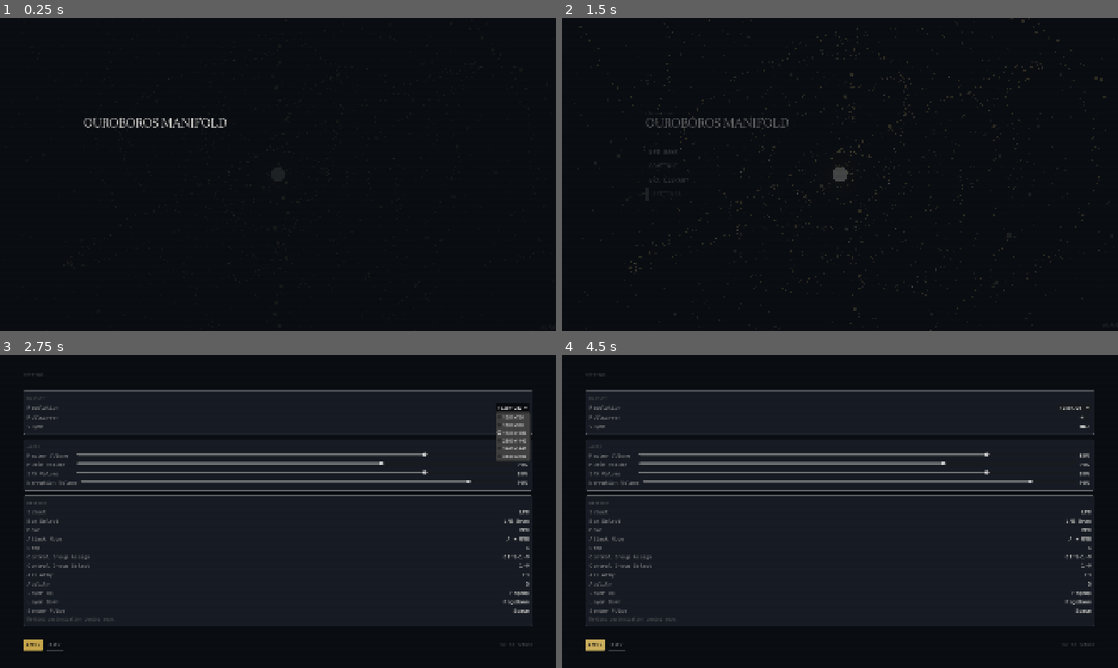
Above: before the commit, frames 1-4 (two rows, left to right).
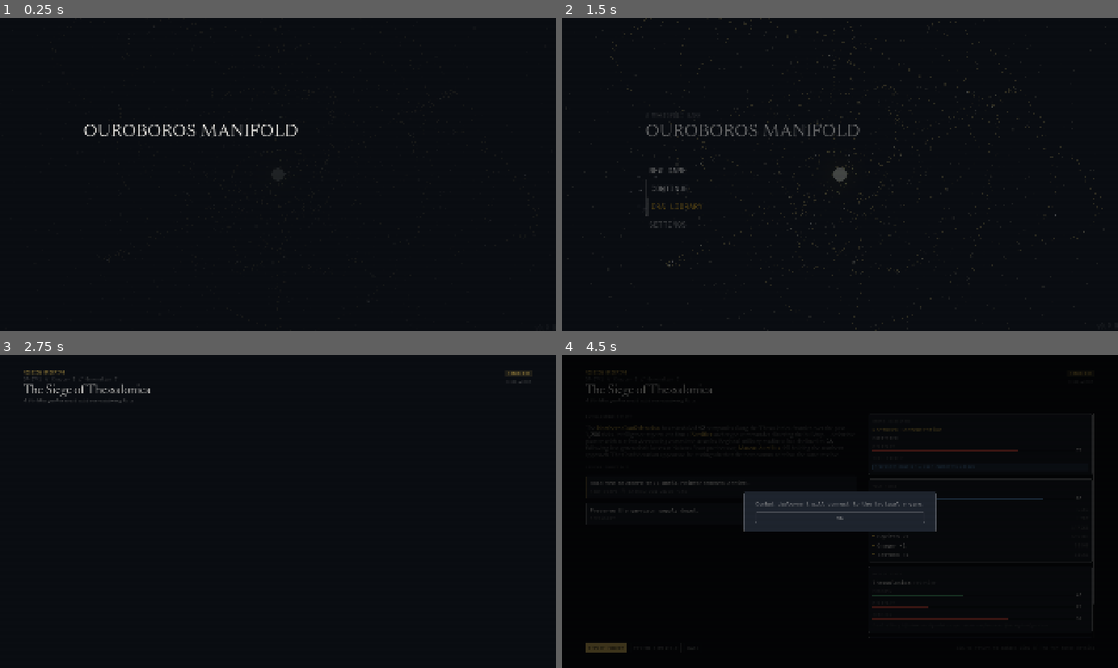
Above: after the commit, the same moments.

Repository: Westopoli/ouroboros-manifold
Game: Godot game, scene res://scenes/main_menu/main_menu.tscn
The game is run twice, just before and just after one commit, with the same random seed, the same clock (stepped at 60 frames per second) and the same inputs.
Inputs (mouse positions are in pixels of both pictures, inside the frame that each line leads up to):
- Up to frame 1 (0.25 s): no input
- Up to frame 2 (1.5 s): move the mouse to (962, 158) at 0.52 s; click (962, 158) at 0.67 s; drag from (728, 190) to (812, 237) at 1.27 s
- Up to frame 3 (2.75 s): click (511, 408) at 2 s, where only the run before the commit has a clickable "1920x1080"
- Up to frame 4 (4.5 s): click (1084, 417) at 2.77 s; click (1073, 408) at 3.5 s, where only the run before the commit has a clickable "1280x720"; click "APPLY" (after the commit: "DEPLOY FORCES") at 4.25 s

The runs differ from the first frame. In frame 1, 0.9% of the frame differs, in the area x 15-54%, y 32-38%; in frame 2, 2.6%; in frame 3, 6.9%; in frame 4, 59%, in the area x 4-96%, y 4-96%.

Commit message:
Almost finished with 5.5 and 6

Diff:
--- a/scenes/main_menu/main_menu.gd
+++ b/scenes/main_menu/main_menu.gd
@@ -5,6 +5,7 @@
 const HOVER_GLYPH_COUNTS := {
 	"NEW GAME": 4, "CONTINUE": 3, "ERA LIBRARY": 3, "SETTINGS": 2, "QUIT": 2,
 }
+const GLYPH_COLOR := Color("#FFFFFF")
 
 var _menu_items: Array[Control] = []
 var _galaxy: Node
@@ -43,22 +44,22 @@
 	classification.text = "A WESTOPOLI GAME"
 	classification.uppercase = true
 	classification.add_theme_font_override("font", ThemeConstants.font_mono_regular)
-	classification.add_theme_font_size_override("font_size", 10)
+	classification.add_theme_font_size_override("font_size", 20)
 	classification.add_theme_color_override("font_color", ThemeConstants.TERTIARY)
-	classification.add_theme_constant_override("letter_spacing", 5)
+	classification.add_theme_constant_override("letter_spacing", 7)
 	content.add_child(classification)
 
 	var spacer1 := Control.new()
-	spacer1.custom_minimum_size.y = 8
+	spacer1.custom_minimum_size.y = 10
 	content.add_child(spacer1)
 
 	var title_placeholder := Control.new()
-	title_placeholder.custom_minimum_size.y = ThemeConstants.TITLE_SIZE + 12
+	title_placeholder.custom_minimum_size.y = int(ThemeConstants.TITLE_SIZE * 1.5) + 20
 	title_placeholder.name = "TitlePlaceholder"
 	content.add_child(title_placeholder)
 
 	var spacer2 := Control.new()
-	spacer2.custom_minimum_size.y = 40
+	spacer2.custom_minimum_size.y = 52
 	content.add_child(spacer2)
 
 	var menu_data := [
@@ -80,14 +81,14 @@
 		_menu_items.append(item)
 
 	var spacer3 := Control.new()
-	spacer3.custom_minimum_size.y = 40
+	spacer3.custom_minimum_size.y = 52
 	content.add_child(spacer3)
 
 	var key_hint := Label.new()
 	key_hint.text = "Have an access key? Visit the Era Library to redeem it."
 	key_hint.add_theme_font_override("font", ThemeConstants.font_mono_regular)
-	key_hint.add_theme_font_size_override("font_size", ThemeConstants.HINT_TEXT_SIZE)
-	key_hint.add_theme_color_override("font_color", ThemeConstants.TERTIARY)
+	key_hint.add_theme_font_size_override("font_size", 20)
+	key_hint.add_theme_color_override("font_color", Color("#D4A017"))
 	content.add_child(key_hint)
 
 	_hover_layer = Control.new()
@@ -98,7 +99,7 @@
 	var version := Label.new()
 	version.text = "v0.9.0"
 	version.add_theme_font_override("font", ThemeConstants.font_mono_regular)
-	version.add_theme_font_size_override("font_size", ThemeConstants.HINT_TEXT_SIZE)
+	version.add_theme_font_size_override("font_size", 20)
 	version.add_theme_color_override("font_color", ThemeConstants.TERTIARY)
 	version.set_anchors_preset(Control.PRESET_BOTTOM_RIGHT)
 	version.offset_left = -80
@@ -153,7 +154,7 @@
 
 func _create_menu_item(label_text: String, action: String) -> Control:
 	var container := HBoxContainer.new()
-	container.custom_minimum_size.y = 48
+	container.custom_minimum_size.y = 62
 	container.add_theme_constant_override("separation", 12)
 
 	var accent_line := ColorRect.new()
@@ -165,20 +166,20 @@
 	var label := Label.new()
 	label.text = label_text
 	label.add_theme_font_override("font", ThemeConstants.font_mono_regular)
-	label.add_theme_font_size_override("font_size", 21)
-	label.add_theme_color_override("font_color", ThemeConstants.SECONDARY)
+	label.add_theme_font_size_override("font_size", 27)
+	label.add_theme_color_override("font_color", ThemeConstants.PRIMARY)
 	container.add_child(label)
 
 	container.mouse_filter = Control.MOUSE_FILTER_STOP
 	container.mouse_entered.connect(func():
-		label.add_theme_color_override("font_color", ThemeConstants.PRIMARY)
+		label.add_theme_color_override("font_color", Color("#D4A017"))
 		var tw := create_tween()
 		tw.tween_property(accent_line, "custom_minimum_size:x", 16.0, 0.15)
 		tw.parallel().tween_property(accent_line, "modulate:a", 1.0, 0.15)
 		_spawn_hover_bloom(container, label_text)
 	)
 	container.mouse_exited.connect(func():
-		label.add_theme_color_override("font_color", ThemeConstants.SECONDARY)
+		label.add_theme_color_override("font_color", ThemeConstants.PRIMARY)
 		var tw := create_tween()
 		tw.tween_property(accent_line, "custom_minimum_size:x", 0.0, 0.15)
 		tw.parallel().tween_property(accent_line, "modulate:a", 0.0, 0.15)
@@ -208,8 +209,8 @@
 		var lbl := Label.new()
 		lbl.text = glyph_text
 		lbl.add_theme_font_override("font", ThemeConstants.font_mono_regular)
-		lbl.add_theme_font_size_override("font_size", 11)
-		lbl.add_theme_color_override("font_color", Color("#D4A017"))
+		lbl.add_theme_font_size_override("font_size", 14)
+		lbl.add_theme_color_override("font_color", GLYPH_COLOR)
 		lbl.mouse_filter = Control.MOUSE_FILTER_IGNORE
 		lbl.modulate.a = 0.0
 
@@ -223,7 +224,7 @@
 
 		var tw := create_tween().set_ease(Tween.EASE_OUT).set_trans(Tween.TRANS_CUBIC)
 		tw.tween_interval(delay)
-		tw.tween_property(lbl, "modulate:a", 0.25, 0.1)
+		tw.tween_property(lbl, "modulate:a", 0.45, 0.1)
 		tw.parallel().tween_property(lbl, "position", lbl.position + Vector2(drift_x, drift_y), 0.5)
 		tw.tween_property(lbl, "modulate:a", 0.0, 0.3)
 		tw.tween_callback(func():
@@ -235,7 +236,6 @@
 
 func _spawn_click_burst(container: Control) -> void:
 	var center := container.global_position + Vector2(0, container.size.y * 0.5)
-	var gold := Color("#D4A017")
 
 	for i in range(6):
 		var angle := (float(i) / 6.0) * TAU
@@ -246,15 +246,15 @@
 		var lbl := Label.new()
 		lbl.text = glyph_text
 		lbl.add_theme_font_override("font", ThemeConstants.font_mono_regular)
-		lbl.add_theme_font_size_override("font_size", 11)
-		lbl.add_theme_color_override("font_color", gold)
+		lbl.add_theme_font_size_override("font_size", 14)
+		lbl.add_theme_color_override("font_color", GLYPH_COLOR)
 		lbl.mouse_filter = Control.MOUSE_FILTER_IGNORE
 		lbl.modulate.a = 0.0
 		lbl.position = start_pos
 		_hover_layer.add_child(lbl)
 
 		var tw := create_tween().set_ease(Tween.EASE_OUT).set_trans(Tween.TRANS_CUBIC)
-		tw.tween_property(lbl, "modulate:a", 0.30, 0.08)
+		tw.tween_property(lbl, "modulate:a", 0.50, 0.08)
 		tw.parallel().tween_property(lbl, "position", end_pos, 0.3)
 		tw.tween_property(lbl, "modulate:a", 0.0, 0.15)
 		tw.tween_callback(func():
--- a/scenes/main_menu/menu_title_heartbeat.gd
+++ b/scenes/main_menu/menu_title_heartbeat.gd
@@ -51,7 +51,7 @@
 
 func _build_title_labels() -> void:
 	var font: Font = ThemeConstants.font_serif_regular
-	var font_size: int = ThemeConstants.TITLE_SIZE
+	var font_size: int = int(ThemeConstants.TITLE_SIZE * 1.5)
 
 	var x_offset := 0.0
 	for i in range(TITLE_TEXT.length()):
--- a/scenes/shared/galaxy/galaxy_structure.gd
+++ b/scenes/shared/galaxy/galaxy_structure.gd
@@ -15,12 +15,12 @@
 }
 
 const MOOD_DURATIONS := {
-	CameraMood.WIDE_ORBIT: Vector2(25.0, 40.0),
-	CameraMood.RING_FOLLOW: Vector2(20.0, 35.0),
-	CameraMood.APPROACH: Vector2(25.0, 35.0),
-	CameraMood.DRIFT: Vector2(20.0, 30.0),
-	CameraMood.PULLBACK: Vector2(20.0, 30.0),
-	CameraMood.UNDERSIDE: Vector2(15.0, 25.0),
+	CameraMood.WIDE_ORBIT: Vector2(10.0, 18.0),
+	CameraMood.RING_FOLLOW: Vector2(8.0, 14.0),
+	CameraMood.APPROACH: Vector2(10.0, 16.0),
+	CameraMood.DRIFT: Vector2(8.0, 14.0),
+	CameraMood.PULLBACK: Vector2(10.0, 16.0),
+	CameraMood.UNDERSIDE: Vector2(8.0, 12.0),
 }
 
 const TRANSITION_DURATION := 5.0
@@ -30,30 +30,38 @@
 var _stream_pivot: Node3D
 var _grid_mesh: MeshInstance3D
 
+const BASE_ORBIT_SPEED := 0.012
+
 var _auto_camera := false
 var _current_mood: CameraMood = CameraMood.WIDE_ORBIT
 var _mood_timer := 0.0
 var _mood_duration := 30.0
-var _transitioning := false
-var _transition_timer := 0.0
-var _transition_from_pos := Vector3.ZERO
-var _transition_from_target := Vector3.ZERO
-var _transition_to_pos := Vector3.ZERO
-var _transition_to_target := Vector3.ZERO
-
-var _camera_pos := Vector3(0, 45, 65)
-var _camera_target := Vector3.ZERO
-var _target_pos := Vector3(0, 45, 65)
-
 var _mood_time := 0.0
-var _mood_azimuth := 0.0
-var _mood_start_pos := Vector3.ZERO
-var _mood_end_pos := Vector3.ZERO
 var _pullback_signaled := false
-var _mood_orbit_dist := 80.0
-var _mood_orbit_elev := 0.6
-var _mood_orbit_speed := 0.02
-var _mood_ring_y := 3.5
+
+var _base_azimuth := 0.0
+var _offset_dist := 80.0
+var _offset_elev := 0.6
+var _offset_azimuth := 0.0
+var _offset_target := Vector3.ZERO
+
+var _mood_target_dist := 80.0
+var _mood_target_elev := 0.6
+var _mood_target_azimuth_speed := 0.02
+var _mood_target_target := Vector3.ZERO
+
+var _blend_from_dist := 80.0
+var _blend_from_elev := 0.6
+var _blend_from_target := Vector3.ZERO
+var _blend_timer := 0.0
+var _blend_duration := 6.0
+
+var _mood_approach_start_dist := 80.0
+var _mood_approach_end_dist := 15.0
+var _mood_approach_start_elev := 0.5
+var _mood_approach_end_elev := deg_to_rad(15.0)
+var _mood_pullback_end_dist := 90.0
+var _mood_pullback_end_elev := deg_to_rad(35.0)
 
 func _ready() -> void:
 	_build_camera()
@@ -89,158 +97,123 @@
 	if not _auto_camera:
 		return
 
-	if _transitioning:
-		_transition_timer += delta
-		var t := clampf(_transition_timer / TRANSITION_DURATION, 0.0, 1.0)
-		var ease_t := _smooth_step(t)
-		_camera_pos = _transition_from_pos.lerp(_transition_to_pos, ease_t)
-		_camera_target = _transition_from_target.lerp(_transition_to_target, ease_t)
-		if t >= 1.0:
-			_transitioning = false
-			_mood_time = 0.0
-			_enter_mood(_current_mood)
-	else:
-		_mood_timer -= delta
-		_mood_time += delta
-		_update_mood(delta)
-		if _mood_timer <= 0.0:
-			_transition_to_next_mood()
-
-	_camera.global_position = _camera_pos
-	if _camera_target.distance_to(_camera.global_position) > 0.1:
-		_camera.look_at(_camera_target)
+	_base_azimuth += BASE_ORBIT_SPEED * delta
+	_mood_time += delta
+	_mood_timer -= delta
+	_blend_timer += delta
+
+	_update_mood_targets()
+
+	var blend_t := clampf(_blend_timer / _blend_duration, 0.0, 1.0)
+	var ease_t := _smooth_step(blend_t)
+	_offset_dist = lerpf(_blend_from_dist, _mood_target_dist, ease_t)
+	_offset_elev = lerpf(_blend_from_elev, _mood_target_elev, ease_t)
+	_offset_azimuth += _mood_target_azimuth_speed * delta
+	_offset_target = _blend_from_target.lerp(_mood_target_target, ease_t)
+
+	var total_azimuth := _base_azimuth + _offset_azimuth
+	_camera.global_position = _orbit_pos(total_azimuth, _offset_elev, _offset_dist)
+
+	if _offset_target.distance_to(_camera.global_position) > 0.1:
+		_camera.look_at(_offset_target)
+
+	if not _pullback_signaled and _current_mood == CameraMood.PULLBACK and _offset_dist > 75.0:
+		_pullback_signaled = true
+		structure_revealed.emit()
+
+	if _mood_timer <= 0.0:
+		_switch_mood()
 
 
 func _smooth_step(t: float) -> float:
 	return t * t * (3.0 - 2.0 * t)
 
 
-func _enter_mood(mood: CameraMood) -> void:
-	_mood_time = 0.0
-	_pullback_signaled = false
-	var dur_range: Vector2 = MOOD_DURATIONS[mood]
-	_mood_duration = randf_range(dur_range.x, dur_range.y)
-	_mood_timer = _mood_duration
-
-	# Derive azimuth from current camera position to avoid jumps
-	var current_azimuth := atan2(_camera_pos.z, _camera_pos.x)
-	var current_dist := Vector2(_camera_pos.x, _camera_pos.z).length()
-
-	match mood:
-		CameraMood.WIDE_ORBIT:
-			_mood_orbit_dist = maxf(current_dist, 70.0)
-			_mood_orbit_elev = randf_range(deg_to_rad(25.0), deg_to_rad(45.0))
-			_mood_orbit_speed = randf_range(0.015, 0.025)
-			_mood_azimuth = current_azimuth
-		CameraMood.RING_FOLLOW:
-			_mood_azimuth = current_azimuth
-			_mood_ring_y = _camera_pos.y
-		CameraMood.APPROACH:
-			_mood_start_pos = _camera_pos
-			_mood_end_pos = _orbit_pos(current_azimuth + 0.3, deg_to_rad(15.0), 15.0)
-		CameraMood.DRIFT:
-			_mood_start_pos = _camera_pos
-			var drift_dir := Vector3(randf_range(-1.0, 1.0), 0.0, randf_range(-1.0, 1.0)).normalized()
-			_mood_end_pos = _mood_start_pos + drift_dir * 20.0
-		CameraMood.PULLBACK:
-			_mood_start_pos = _camera_pos
-			_mood_end_pos = _orbit_pos(current_azimuth + 0.4, deg_to_rad(35.0), randf_range(80.0, 100.0))
-		CameraMood.UNDERSIDE:
-			_target_pos = _camera_pos
-
-
-func _update_mood(delta: float) -> void:
+func _update_mood_targets() -> void:
 	var progress := clampf(_mood_time / _mood_duration, 0.0, 1.0)
 
 	match _current_mood:
-		CameraMood.WIDE_ORBIT:
-			_mood_azimuth += _mood_orbit_speed * delta
-			_camera_pos = _orbit_pos(_mood_azimuth, _mood_orbit_elev, _mood_orbit_dist)
-			_camera_target = Vector3.ZERO
-
-		CameraMood.RING_FOLLOW:
-			_mood_azimuth += 0.11 * delta
-			_camera_pos = Vector3(cos(_mood_azimuth) * 27.5, _mood_ring_y, sin(_mood_azimuth) * 27.5)
-			_camera_target = Vector3.ZERO
-
 		CameraMood.APPROACH:
 			var ease_p := _smooth_step(progress)
-			_camera_pos = _mood_start_pos.lerp(_mood_end_pos, ease_p)
-			_camera_target = Vector3.ZERO
-
-		CameraMood.DRIFT:
-			_camera_pos = _mood_start_pos.lerp(_mood_end_pos, progress)
-			var target_drift := Vector3(sin(_mood_time * 0.1) * 3.0, 0.0, cos(_mood_time * 0.1) * 3.0)
-			_camera_target = target_drift
-
+			var target_dist := lerpf(_mood_approach_start_dist, _mood_approach_end_dist, ease_p)
+			var target_elev := lerpf(_mood_approach_start_elev, _mood_approach_end_elev, ease_p)
+			_mood_target_dist = target_dist
+			_mood_target_elev = target_elev
+			_blend_from_dist = target_dist
+			_blend_from_elev = target_elev
 		CameraMood.PULLBACK:
 			var ease_p := _smooth_step(progress)
-			_camera_pos = _mood_start_pos.lerp(_mood_end_pos, ease_p)
-			_camera_target = Vector3.ZERO
-			if not _pullback_signaled and _camera_pos.length() > 75.0:
-				_pullback_signaled = true
-				structure_revealed.emit()
-
-		CameraMood.UNDERSIDE:
-			var sway := sin(_mood_time * 0.2) * 5.0
-			_camera_pos = _target_pos + Vector3(sway, 0.0, cos(_mood_time * 0.15) * 3.0)
-			_camera_target = Vector3(0.0, 5.0, 0.0)
-
-
-func _transition_to_next_mood() -> void:
+			var target_dist := lerpf(_mood_approach_start_dist, _mood_pullback_end_dist, ease_p)
+			var target_elev := lerpf(_mood_approach_start_elev, _mood_pullback_end_elev, ease_p)
+			_mood_target_dist = target_dist
+			_mood_target_elev = target_elev
+			_blend_from_dist = target_dist
+			_blend_from_elev = target_elev
+		CameraMood.DRIFT:
+			_mood_target_target = Vector3(sin(_mood_time * 0.1) * 3.0, 0.0, cos(_mood_time * 0.1) * 3.0)
+
+
+func _switch_mood() -> void:
 	var available: Array[int] = []
 	for mood_val in CameraMood.values():
 		if mood_val != _current_mood:
 			available.append(mood_val)
-
 	var next_mood: CameraMood = available[randi() % available.size()] as CameraMood
-
-	_transition_from_pos = _camera_pos
-	_transition_from_target = _camera_target
 	_current_mood = next_mood
+	_mood_time = 0.0
+	_pullback_signaled = false
+
+	_blend_from_dist = _offset_dist
+	_blend_from_elev = _offset_elev
+	_blend_from_target = _offset_target
+	_blend_timer = 0.0
+
+	var dur_range: Vector2 = MOOD_DURATIONS[next_mood]
+	_mood_duration = randf_range(dur_range.x, dur_range.y)
+	_mood_timer = _mood_duration
 
 	match next_mood:
 		CameraMood.WIDE_ORBIT:
-			var dist := randf_range(70.0, 90.0)
-			var elev := randf_range(deg_to_rad(25.0), deg_to_rad(45.0))
-			_mood_azimuth = randf() * TAU
-			_transition_to_pos = _orbit_pos(_mood_azimuth, elev, dist)
-			_transition_to_target = Vector3.ZERO
+			_mood_target_dist = randf_range(70.0, 90.0)
+			_mood_target_elev = randf_range(deg_to_rad(25.0), deg_to_rad(45.0))
+			_mood_target_azimuth_speed = randf_range(0.015, 0.025)
+			_mood_target_target = Vector3.ZERO
+			_blend_duration = 6.0
 		CameraMood.RING_FOLLOW:
-			_mood_azimuth = randf() * TAU
-			_transition_to_pos = Vector3(cos(_mood_azimuth) * 27.5, 3.5, sin(_mood_azimuth) * 27.5)
-			_transition_to_target = Vector3.ZERO
+			_mood_target_dist = 27.5
+			_mood_target_elev = deg_to_rad(5.0)
+			_mood_target_azimuth_speed = 0.10
+			_mood_target_target = Vector3.ZERO
+			_blend_duration = 5.0
 		CameraMood.APPROACH:
-			var start_dist := randf_range(70.0, 85.0)
-			var start_elev := randf_range(deg_to_rad(20.0), deg_to_rad(40.0))
-			_mood_azimuth = randf() * TAU
-			_mood_start_pos = _orbit_pos(_mood_azimuth, start_elev, start_dist)
-			_mood_end_pos = _orbit_pos(_mood_azimuth + 0.3, deg_to_rad(15.0), 15.0)
-			_transition_to_pos = _mood_start_pos
-			_transition_to_target = Vector3.ZERO
+			_mood_approach_start_dist = _offset_dist
+			_mood_approach_start_elev = _offset_elev
+			_mood_approach_end_dist = 15.0
+			_mood_approach_end_elev = deg_to_rad(15.0)
+			_mood_target_azimuth_speed = 0.01
+			_mood_target_target = Vector3.ZERO
+			_blend_duration = 4.0
 		CameraMood.DRIFT:
-			var dist := randf_range(30.0, 50.0)
-			var angle := randf() * TAU
-			_mood_start_pos = Vector3(cos(angle) * dist, randf_range(5.0, 20.0), sin(angle) * dist)
-			var drift_dir := Vector3(randf_range(-1.0, 1.0), 0.0, randf_range(-1.0, 1.0)).normalized()
-			_mood_end_pos = _mood_start_pos + drift_dir * 20.0
-			_transition_to_pos = _mood_start_pos
-			_transition_to_target = Vector3.ZERO
+			_mood_target_dist = randf_range(30.0, 50.0)
+			_mood_target_elev = randf_range(deg_to_rad(10.0), deg_to_rad(25.0))
+			_mood_target_azimuth_speed = 0.005
+			_mood_target_target = Vector3(0.0, 0.0, 3.0)
+			_blend_duration = 5.0
 		CameraMood.PULLBACK:
-			var angle := randf() * TAU
-			_mood_start_pos = _orbit_pos(angle, deg_to_rad(15.0), randf_range(15.0, 20.0))
-			_mood_end_pos = _orbit_pos(angle + 0.4, deg_to_rad(35.0), randf_range(80.0, 100.0))
-			_transition_to_pos = _mood_start_pos
-			_transition_to_target = Vector3.ZERO
+			_mood_approach_start_dist = _offset_dist
+			_mood_approach_start_elev = _offset_elev
+			_mood_pullback_end_dist = randf_range(80.0, 100.0)
+			_mood_pullback_end_elev = deg_to_rad(35.0)
+			_mood_target_azimuth_speed = 0.01
+			_mood_target_target = Vector3.ZERO
+			_blend_duration = 4.0
 		CameraMood.UNDERSIDE:
-			var dist := randf_range(30.0, 50.0)
-			var angle := randf() * TAU
-			_target_pos = Vector3(cos(angle) * dist * 0.5, randf_range(-20.0, -35.0), sin(angle) * dist * 0.5)
-			_transition_to_pos = _target_pos
-			_transition_to_target = Vector3(0.0, 5.0, 0.0)
-
-	_transitioning = true
-	_transition_timer = 0.0
+			_mood_target_dist = randf_range(30.0, 50.0)
+			_mood_target_elev = randf_range(deg_to_rad(-30.0), deg_to_rad(-45.0))
+			_mood_target_azimuth_speed = 0.005
+			_mood_target_target = Vector3(0.0, 5.0, 0.0)
+			_blend_duration = 6.0
+
 	camera_mood_changed.emit(MOOD_NAMES[next_mood])
 
 
@@ -525,10 +498,26 @@
 
 func start_auto_camera() -> void:
 	_auto_camera = true
-	_camera_pos = _camera.global_position
-	_camera_target = Vector3.ZERO
+	var start_pos := _camera.global_position
+	_base_azimuth = atan2(start_pos.z, start_pos.x)
+	var dist_3d := start_pos.length()
+	_offset_dist = maxf(dist_3d, 70.0)
+	_offset_elev = asin(clampf(start_pos.y / maxf(dist_3d, 0.1), -1.0, 1.0))
+	_offset_azimuth = 0.0
+	_offset_target = Vector3.ZERO
+	_mood_target_dist = _offset_dist
+	_mood_target_elev = _offset_elev
+	_mood_target_azimuth_speed = randf_range(0.015, 0.025)
+	_mood_target_target = Vector3.ZERO
+	_blend_from_dist = _offset_dist
+	_blend_from_elev = _offset_elev
+	_blend_from_target = Vector3.ZERO
+	_blend_timer = 0.0
+	_blend_duration = 6.0
 	_current_mood = CameraMood.WIDE_ORBIT
-	_enter_mood(_current_mood)
+	_mood_time = 0.0
+	_mood_duration = 30.0
+	_mood_timer = 5.0
 	camera_mood_changed.emit(MOOD_NAMES[_current_mood])
 
 func stop_auto_camera() -> void:
@@ -536,17 +525,15 @@
 
 func move_camera_to(target_position: Vector3, look_at_target: Vector3, duration: float) -> void:
 	_auto_camera = false
-	_transitioning = true
-	_transition_timer = 0.0
-	_transition_from_pos = _camera_pos
-	_transition_from_target = _camera_target
-	_transition_to_pos = target_position
-	_transition_to_target = look_at_target
-	# Re-enable _process for the transition
-	_auto_camera = true
-	var tw := create_tween()
-	tw.tween_interval(duration)
-	tw.tween_callback(func(): _auto_camera = false)
+	var start_pos := _camera.global_position
+	var start_target := _offset_target
+	var tw := create_tween().set_ease(Tween.EASE_IN_OUT).set_trans(Tween.TRANS_CUBIC)
+	tw.tween_method(func(t: float):
+		_camera.global_position = start_pos.lerp(target_position, t)
+		var current_target := start_target.lerp(look_at_target, t)
+		if current_target.distance_to(_camera.global_position) > 0.1:
+			_camera.look_at(current_target)
+	, 0.0, 1.0, duration)
 
 func enable_manual_orbit() -> void:
 	pass # TODO: World view stage
@@ -558,7 +545,7 @@
 	return _camera.global_position
 
 func get_camera_target() -> Vector3:
-	return _camera_target
+	return _offset_target
 
 func set_opacity(_alpha: float) -> void:
 	pass
Not shown, changed: CLAUDE.md
Not shown, changed: docs/bible/bible_combat.md
Not shown, changed: docs/stage_specs/stage_5_5_spec.md
Not shown, changed: docs/stage_specs/stage_6_spec.md
Not shown, added: simulation/test_6j_t3a_diagnostic.log
